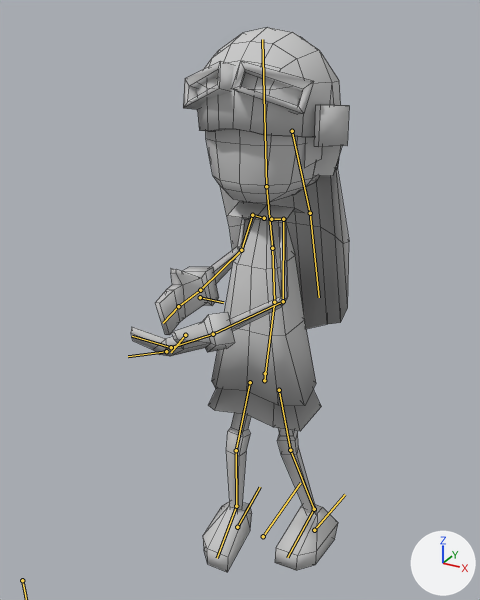
An edit to the Blender file Assets/user/nantas/mesh/characters/PlayerGirl.blend, drawn before and after from the same camera.
The view is the same before and after, from a camera (50 mm lens) standing at (2.46, -4.99, 5.22) and looking at (-0.15, -0.24, 2.84). Arrows for +X, +Y and +Z are at lower right; the lights stay in place. Both versions are drawn at the pose saved in each file; the numbers are the values there. The bones that bend it are drawn over the model as lines. Mesh edges are drawn as thin lines.

The first picture shows 'girl'.
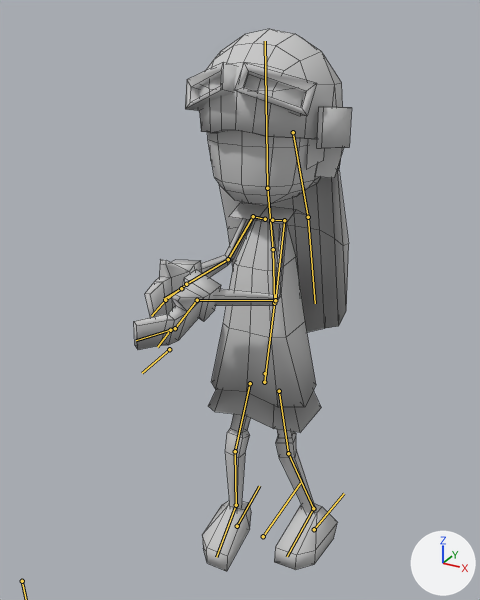
Changed parts and their boxes (x1, y1, x2, y2) in the pictures (480 x 600 px):
'girl', posed: before (131, 27, 349, 572); after (134, 29, 352, 571)
bone 'pelvis', root to tip: before (264, 380) to (274, 302); after (264, 382) to (274, 303)
bone 'hair.Upper', root to tip: before (292, 131) to (310, 213); after (293, 132) to (308, 217)
bone 'elbow.R', root to tip: before (252, 215) to (241, 250); after (253, 216) to (228, 259)
bone 'arm.Lower.R', root to tip: before (241, 250) to (200, 290); after (228, 259) to (186, 284)
bone 'hand.R', root to tip: before (200, 290) to (178, 306); after (186, 284) to (165, 300)
bone 'elbow.L', root to tip: before (283, 219) to (283, 301); after (284, 220) to (275, 300)
bone 'arm.Lower.L', root to tip: before (283, 301) to (213, 334); after (275, 300) to (197, 300)
bone 'hand.L', root to tip: before (213, 334) to (171, 347); after (197, 300) to (175, 328)

The change, as a diff of the scene's bpy script:
```diff
--- a/Assets/user/nantas/mesh/characters/PlayerGirl.blend.py
+++ b/Assets/user/nantas/mesh/characters/PlayerGirl.blend.py
@@ bone_pelvis @@
 bone_pelvis = bpy.data.objects['Armature'].pose.bones['pelvis']  # child of 'lowerHelper'
-bone_pelvis.location = (0.0, -0.07, 0.01)
+bone_pelvis.location = (0.0, -0.08, 0.01)
@@ bone_hair_upper @@
 bone_hair_upper = bpy.data.objects['Armature'].pose.bones['hair.Upper']  # child of 'head'
-bone_hair_upper.rotation_quaternion = (0.987, -0.153, 0.044, 0.023)  # degrees (-18, 5, 2)
+bone_hair_upper.rotation_quaternion = (0.99, -0.13, 0.043, 0.024)  # degrees (-15, 5, 2)
@@ bone_elbow_r @@
 bone_elbow_r = bpy.data.objects['Armature'].pose.bones['elbow.R']  # child of 'shoulder.R'
-bone_elbow_r.rotation_quaternion = (0.859, 0.457, 0.032, -0.23)  # degrees (53, 15, -22)
+bone_elbow_r.rotation_quaternion = (0.88, 0.374, 0.109, -0.272)  # degrees (41, 23, -26)
@@ bone_arm_lower_r @@
 bone_arm_lower_r = bpy.data.objects['Armature'].pose.bones['arm.Lower.R']  # child of 'elbow.R'
-bone_arm_lower_r.rotation_quaternion = (0.627, -0.73, -0.08, -0.259)  # degrees (-95, -29, -14)
+bone_arm_lower_r.rotation_quaternion = (0.608, -0.752, -0.047, -0.252)  # degrees (-99, -26, -15)
@@ bone_hand_r @@
 bone_hand_r = bpy.data.objects['Armature'].pose.bones['hand.R']  # child of 'arm.Lower.R'
-bone_hand_r.rotation_quaternion = (0.953, -0.139, 0.243, -0.118)  # degrees (-21, 26, -19)
+bone_hand_r.rotation_quaternion = (0.963, -0.013, 0.237, -0.127)  # degrees (-6, 27, -16)
@@ bone_elbow_l @@
 bone_elbow_l = bpy.data.objects['Armature'].pose.bones['elbow.L']  # child of 'shoulder.L'
-bone_elbow_l.rotation_quaternion = (0.745, 0.075, -0.299, 0.591)  # degrees (-17, -32, 82)
+bone_elbow_l.rotation_quaternion = (0.706, 0.052, -0.338, 0.621)  # degrees (-24, -33, 90)
@@ bone_arm_lower_l @@
 bone_arm_lower_l = bpy.data.objects['Armature'].pose.bones['arm.Lower.L']  # child of 'elbow.L'
-bone_arm_lower_l.rotation_quaternion = (0.834, -0.084, -0.178, 0.515)  # degrees (-19, -12, 65)
+bone_arm_lower_l.rotation_quaternion = (0.745, -0.086, -0.119, 0.651)  # degrees (-17, -4, 83)
@@ bone_hand_l @@
 bone_hand_l = bpy.data.objects['Armature'].pose.bones['hand.L']  # child of 'arm.Lower.L'
-bone_hand_l.rotation_quaternion = (0.993, -0.044, -0.018, 0.109)  # degrees (-5, -2, 13)
+bone_hand_l.rotation_quaternion = (0.879, -0.159, 0.138, -0.428)  # degrees (-24, 6, -53)
```
